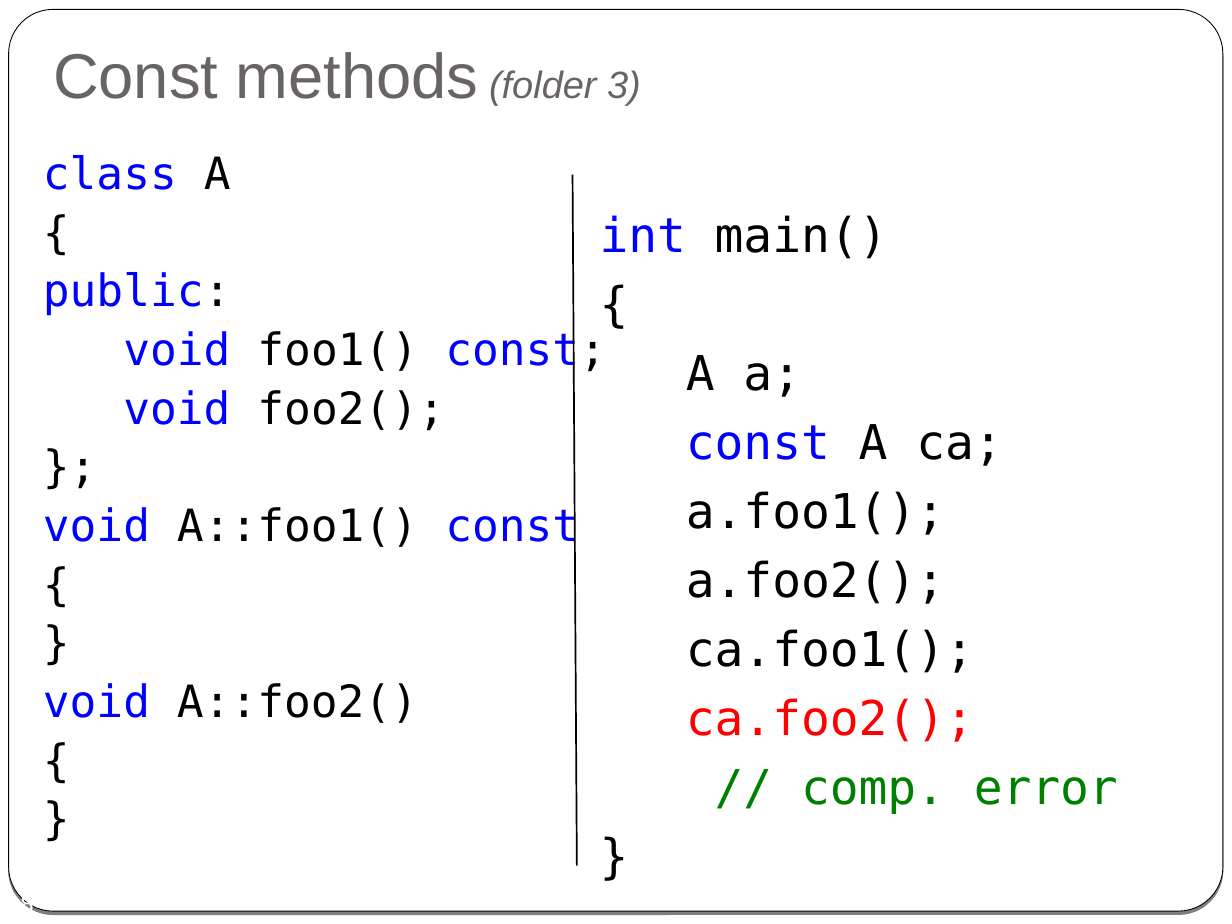
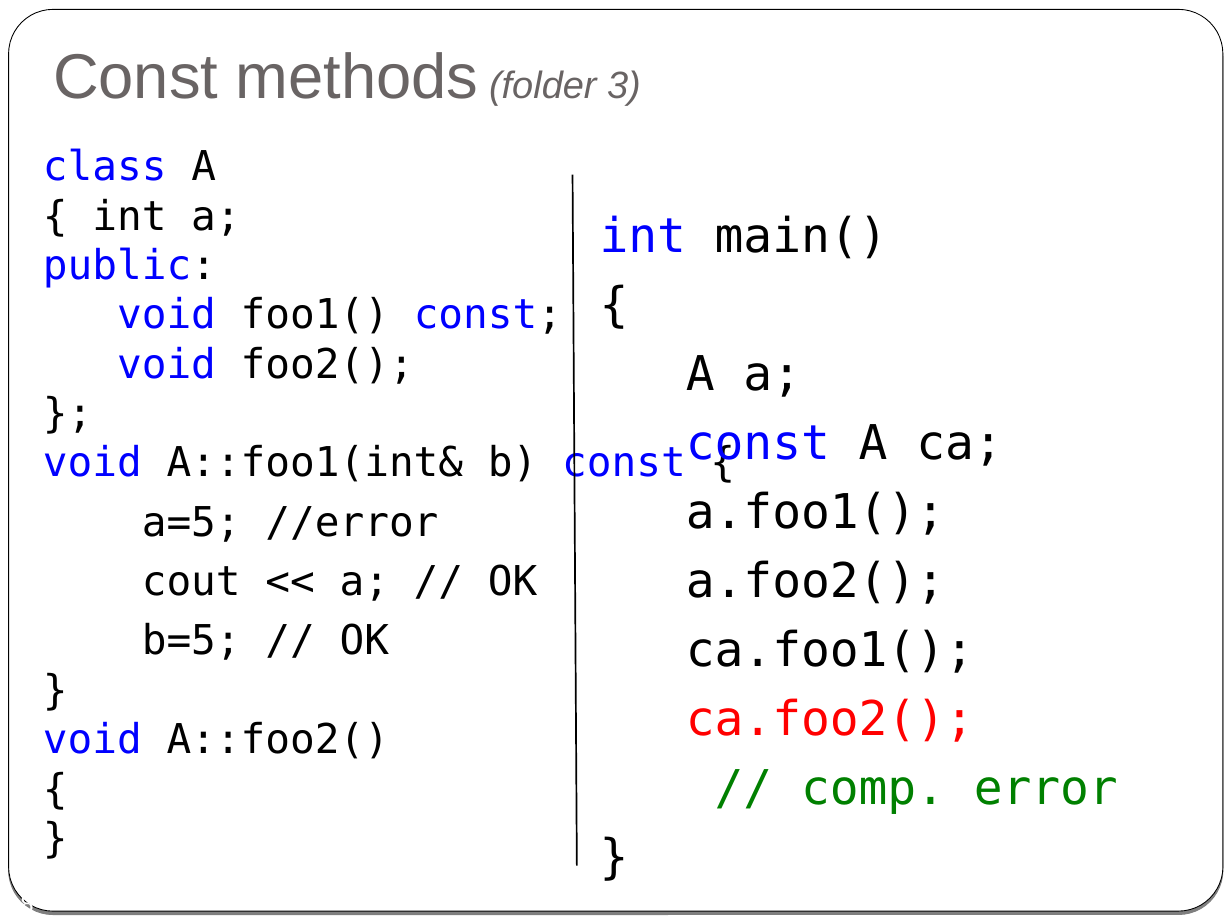
Before and after one commit to cpp-at-ariel/cpp-5779, a slide deck: slide 18 of 03-reference-const/slides-2-reference.odp. Drawn at 1232x924 pixels with LibreOffice and Linux fonts; fonts in the diff are those of the drawing. Boxes give left, top, right and bottom in pixels: in the first picture for what was removed or moved away, otherwise in the second. Text is boxed around its words. In the diff, an @@ line names an element or a change of style, - is before the commit and + after.

```diff
--- a/03-reference-const/slides-2-reference.odp
+++ b/03-reference-const/slides-2-reference.odp
@@ text at [43,148,686,759]: text changed; size 26 to 24.1 pt @@
-class A
-{
-public:
-void foo1() const;
-void foo2();
-};
-void A::foo1() const
-{
-}
-void A::foo2()
-{
-}
+class A
+{ int a;
+public:
+void foo1() const;
+void foo2();
+};
+void A::foo1(int& b) const {
+a=5; //error
+cout << a; // OK
+b=5; // OK
+}
+void A::foo2()
+{
+}
```
Also in this commit, not shown: 1 other slide changed, 6 other files.
